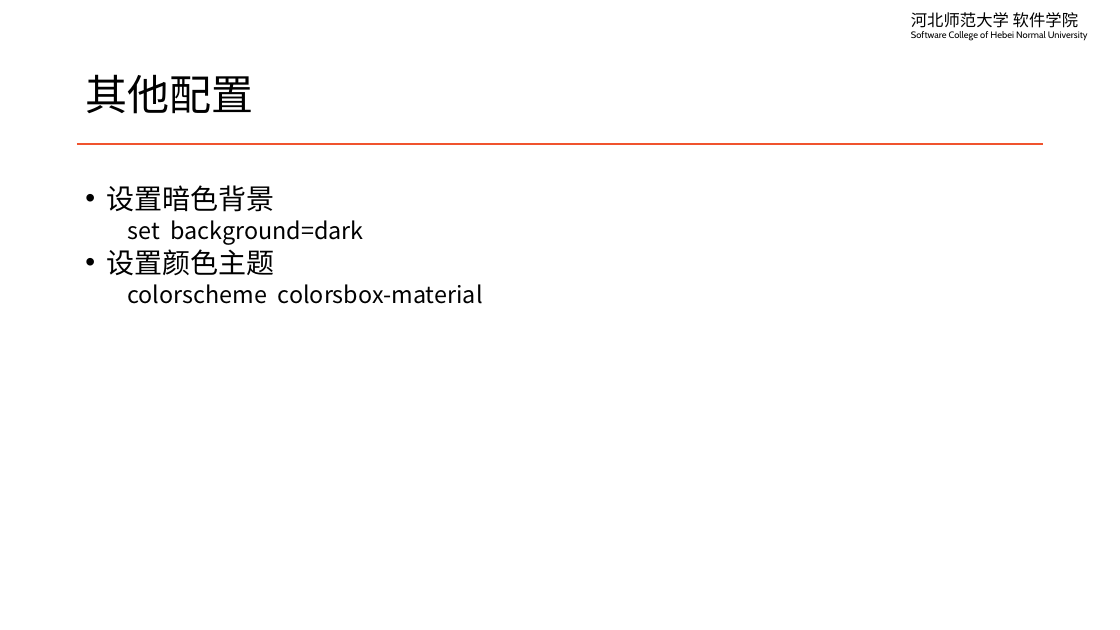
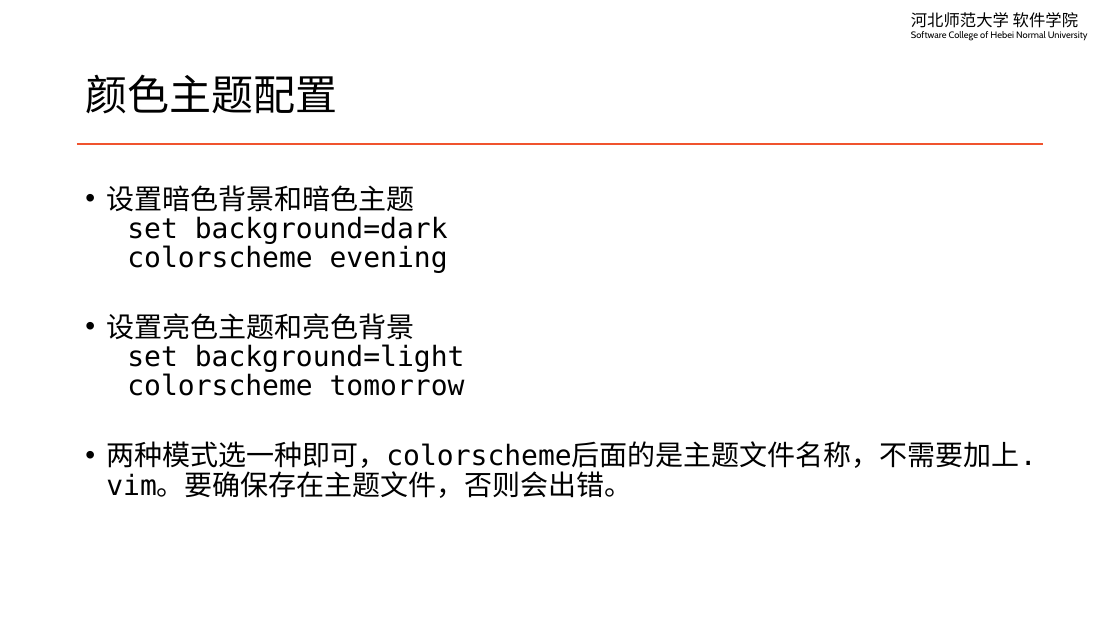
Before and after one commit to edu2act/course-linux-system, a slide deck: slide 4 of materials/slides/ch13-vim-and-linux-c-programming.pptx. Drawn at 1120x630 pixels with LibreOffice and Linux fonts; fonts in the diff are those of the drawing. Boxes give left, top, right and bottom in pixels: in the first picture for what was removed or moved away, otherwise in the second. Text is boxed around its words. In the diff, an @@ line names an element or a change of style, - is before the commit and + after.

```diff
--- a/materials/slides/ch13-vim-and-linux-c-programming.pptx
+++ b/materials/slides/ch13-vim-and-linux-c-programming.pptx
@@ title at (85, 74, 337, 114): text changed @@
-其他配置
+颜色主题配置
@@ text at (106, 185, 414, 217): text changed; font Noto Sans CJK SC to DejaVu Sans Mono @@
-• 设置暗色背景
+• 设置暗色背景和暗色主题
@@ text at (127, 216, 448, 244): size 20 to 24 pt, font Noto Sans CJK SC to DejaVu Sans Mono in "set background=dark" @@
@@ text at (106, 245, 1036, 498): text changed; size 20 to 24 pt; font Noto Sans CJK SC to DejaVu Sans Mono @@
-• 设置颜色主题
-  colorscheme colorsbox-material
+  colorscheme evening
+• 设置亮色主题和亮色背景
+  set background=light
+  colorscheme tomorrow
+• 两种模式选一种即可，colorscheme后面的是主题文件名称，不需要加上.vim。要确保存在主题文件，否则会出错。
```
Also in this commit, not shown: 8 other slides changed, 1 slide added, 1 slide removed, 9 other files.
